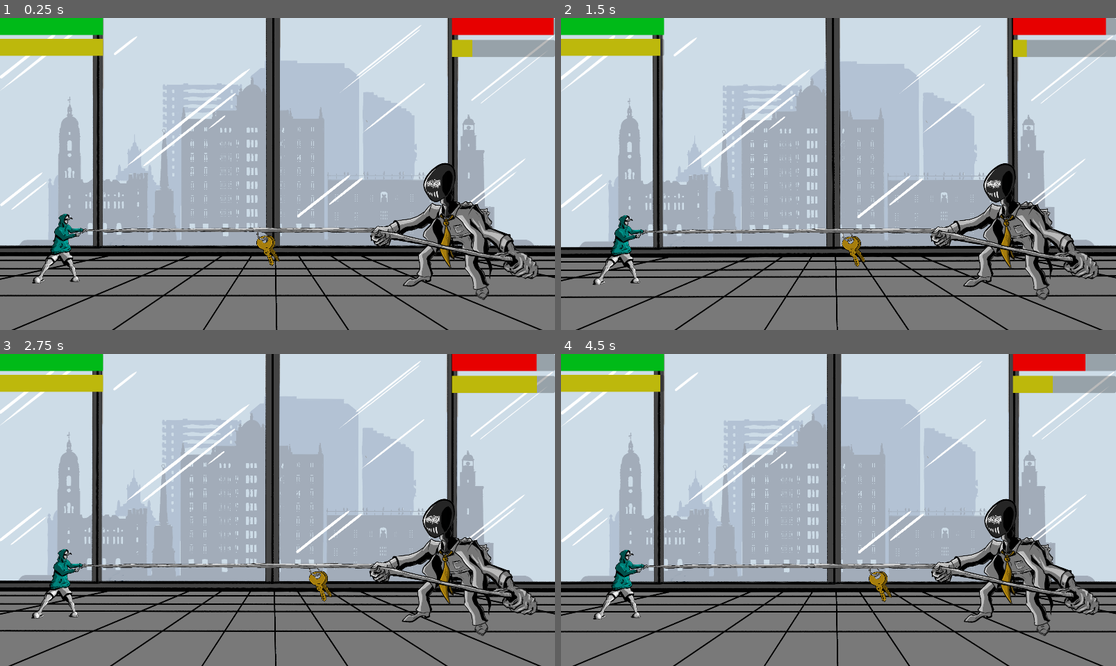
Above: before the commit, frames 1-4 (two rows, left to right).
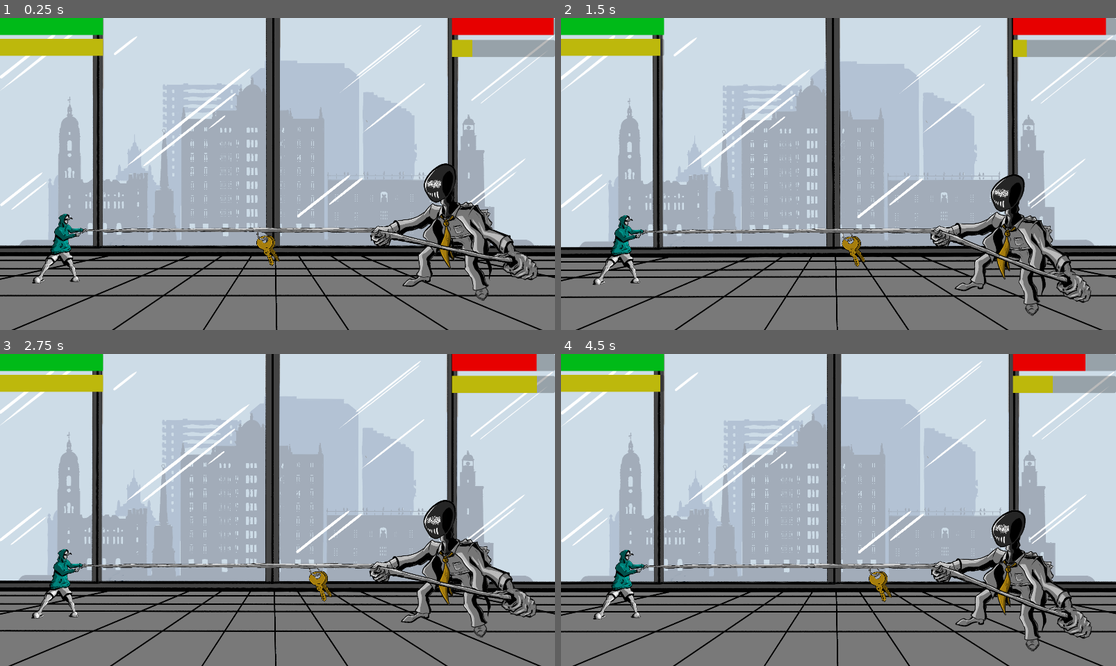
Above: after the commit, the same moments.

Repository: Xiphereal/CivisJam
Game: Godot game, scene res://scenes/intro.tscn
Same seed, same stepped clock (60 frames per second), same inputs: the game is played once before the commit and once after it.
Inputs (mouse positions are in pixels of both pictures, inside the frame that each line leads up to):
- Up to frame 1 (0.25 s): no input
- Up to frame 2 (1.5 s): move the mouse to (960, 158) at 0.52 s; click (960, 158) at 0.6 s; move the mouse to (727, 189) at 1.27 s; click (727, 189) at 1.35 s
- Up to frame 3 (2.75 s): move the mouse to (333, 441) at 2.02 s; click (333, 441) at 2.1 s
- Up to frame 4 (4.5 s): move the mouse to (810, 572) at 2.77 s; click (810, 572) at 2.85 s; move the mouse to (1005, 556) at 3.52 s; click (1005, 556) at 3.6 s; move the mouse to (672, 463) at 4.27 s; click (672, 463) at 4.35 s

The runs differ from the first frame. In frame 1, 1.5% of the frame differs, in the area x 66-97%, y 46-91%; in frame 2, 4.5%; in frame 3, 2.1%; in frame 4, 4.5%, in the area x 66-97%, y 46-96%.

Commit message:
feat: add boss idle animation

Diff:
--- a/scenes/main.tscn
+++ b/scenes/main.tscn
@@ -35,6 +35,44 @@
 [sub_resource type="RectangleShape2D" id="RectangleShape2D_t7n2f"]
 size = Vector2(20, 54)
 
+[sub_resource type="Animation" id="Animation_0ebb0"]
+resource_name = "idle"
+length = 1.5
+loop_mode = 2
+tracks/0/type = "value"
+tracks/0/imported = false
+tracks/0/enabled = true
+tracks/0/path = NodePath("Sprite2DBoss:rotation")
+tracks/0/interp = 2
+tracks/0/loop_wrap = true
+tracks/0/keys = {
+"times": PackedFloat32Array(0, 1.46667),
+"transitions": PackedFloat32Array(1, 1),
+"update": 0,
+"values": [0.0, 0.164001]
+}
+
+[sub_resource type="Animation" id="Animation_auxwn"]
+length = 0.001
+tracks/0/type = "value"
+tracks/0/imported = false
+tracks/0/enabled = true
+tracks/0/path = NodePath("Sprite2DBoss:rotation")
+tracks/0/interp = 1
+tracks/0/loop_wrap = true
+tracks/0/keys = {
+"times": PackedFloat32Array(0),
+"transitions": PackedFloat32Array(1),
+"update": 0,
+"values": [0.0]
+}
+
+[sub_resource type="AnimationLibrary" id="AnimationLibrary_gf0cc"]
+_data = {
+"RESET": SubResource("Animation_auxwn"),
+"idle": SubResource("Animation_0ebb0")
+}
+
 [sub_resource type="RectangleShape2D" id="RectangleShape2D_f0lun"]
 size = Vector2(172.807, 645.175)
 
@@ -133,8 +171,16 @@
 metadata/_edit_group_ = true
 
 [node name="Sprite2DBoss" type="Sprite2D" parent="Boss"]
+position = Vector2(-111.842, -17.1053)
 scale = Vector2(0.25, 0.25)
 texture = ExtResource("2_0aigi")
+offset = Vector2(447.368, 68.4211)
+
+[node name="AnimationPlayer" type="AnimationPlayer" parent="Boss"]
+libraries = {
+"": SubResource("AnimationLibrary_gf0cc")
+}
+autoplay = "idle"
 
 [node name="DefeatArea" type="Area2D" parent="Boss"]
 position = Vector2(-87, 25)
Not shown: 1 places in scenes/main.tscn that only renumber resources
